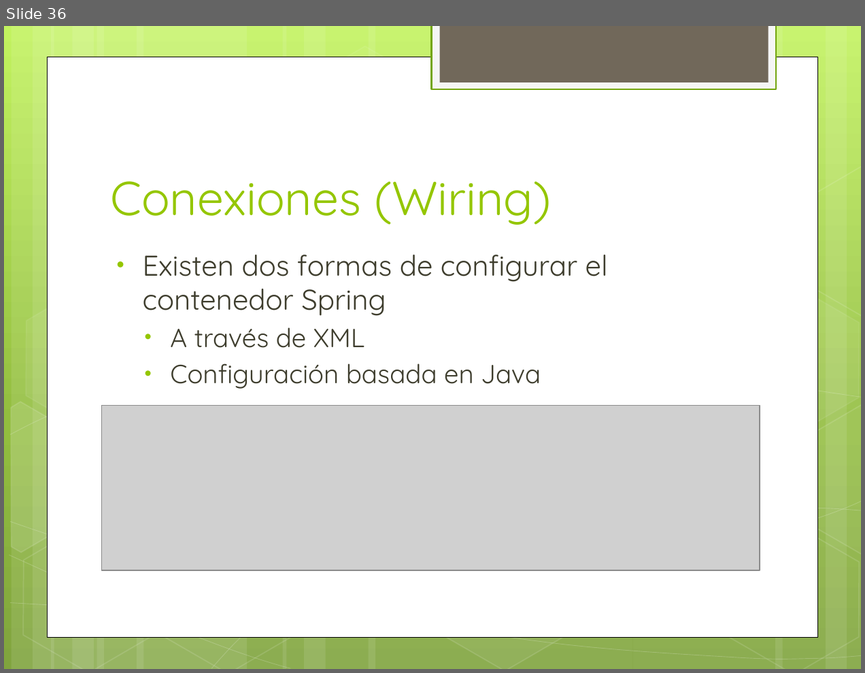
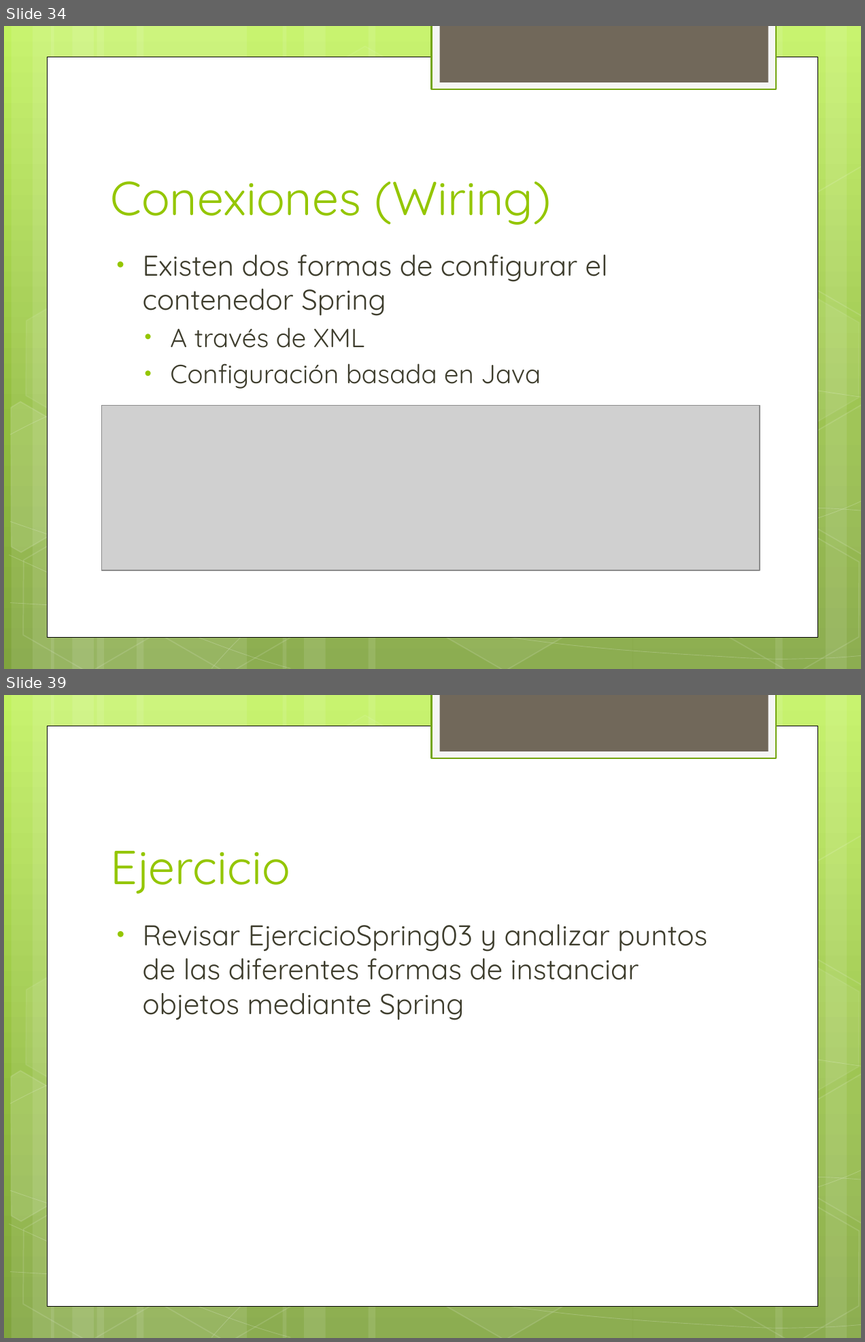
Before and after one commit to jdmr/CursoSpring, a slide deck: Presentation1.pptx. Shown one above the other, each under a label of ours: slide 36 before the commit, slides 34 and 39 after it; the slides between them are not shown. The pictures are 865x673 and 865x1342 pixels, drawn with LibreOffice and Linux fonts; fonts in the diff are those of the drawing; grey boxes stand for pictures. Boxes give left, top, right and bottom in pixels: in the first picture for what was removed or moved away, otherwise in the second. Text is boxed around its words. In the diff, an @@ line names an element or a change of style, - is before the commit and + after.

```diff
--- a/Presentation1.pptx
+++ b/Presentation1.pptx
@@ slide 39 added at [4, 695, 861, 1338], background gradient #C3F35F to #93BF3F to #81A53E; not listed: 31 template elements that a slide beside it also shows @@
@@ title added at [110, 851, 290, 894], 40 pt, text #94C600 @@
+Ejercicio
@@ text added at [143, 924, 707, 1020], 24 pt, text #3E3D2D @@
+• Revisar EjercicioSpring03 y analizar puntos de las diferentes formas de instanciar objetos mediante Spring
@@ what was slide 36 is now slide 34 @@
```
Also in this commit, not shown: 1 slide changed, 40 other slides added.
